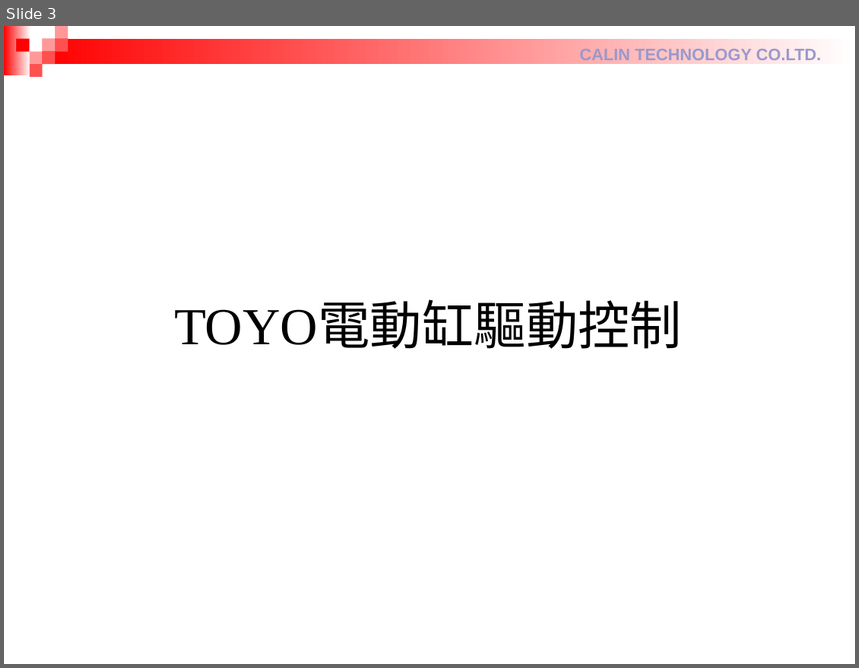
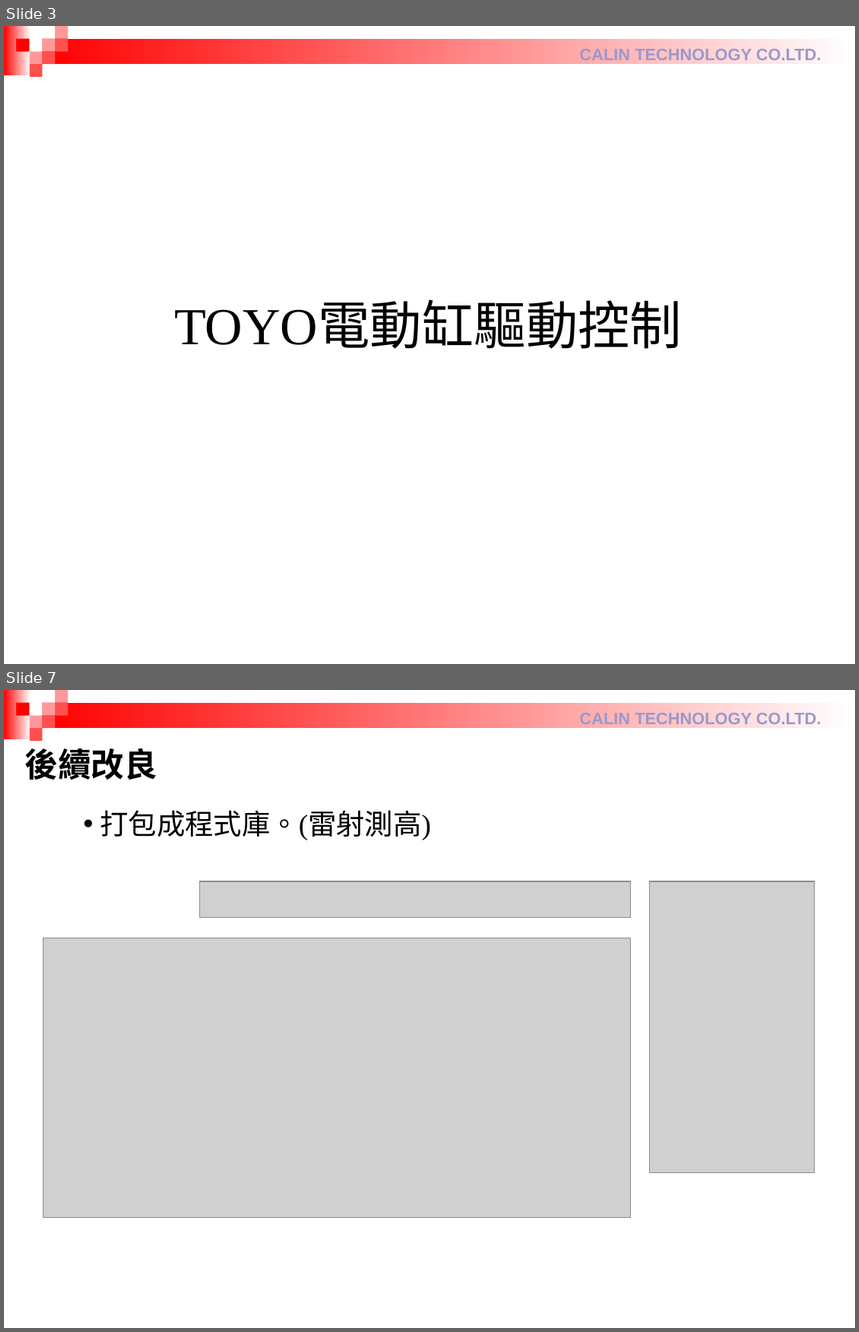
Before and after one commit to RaphWu/DataExchange, a slide deck: 設備部週報_吳仁中 20250827.pptx. Shown one above the other, each under a label of ours: slide 3 before the commit, slides 3 and 7 after it; the slides between them are not shown. The pictures are 859x668 and 859x1332 pixels, drawn with LibreOffice and Linux fonts; fonts in the diff are those of the drawing; grey boxes stand for pictures. Boxes give left, top, right and bottom in pixels: in the first picture for what was removed or moved away, otherwise in the second. Text is boxed around its words. In the diff, an @@ line names an element or a change of style, - is before the commit and + after.

```diff
--- a/設備部週報_吳仁中 20250827.pptx
+++ b/設備部週報_吳仁中 20250827.pptx
@@ slide 7 added at [4, 690, 855, 1328], background #FFFFFF; not listed: 10 template elements that a slide beside it also shows @@
@@ text added at [25, 748, 158, 780], 28 pt, text #000000, bold @@
+後續改良
@@ text added at [101, 810, 432, 840], 24 pt, text #000000 @@
+  • 打包成程式庫。(雷射測高)
@@ picture added at [200, 882, 630, 917] @@
@@ picture added at [649, 882, 814, 1173] @@
@@ picture added at [44, 939, 630, 1217] @@
```
Also in this commit, not shown: 10 other slides added, 3 slides removed.
